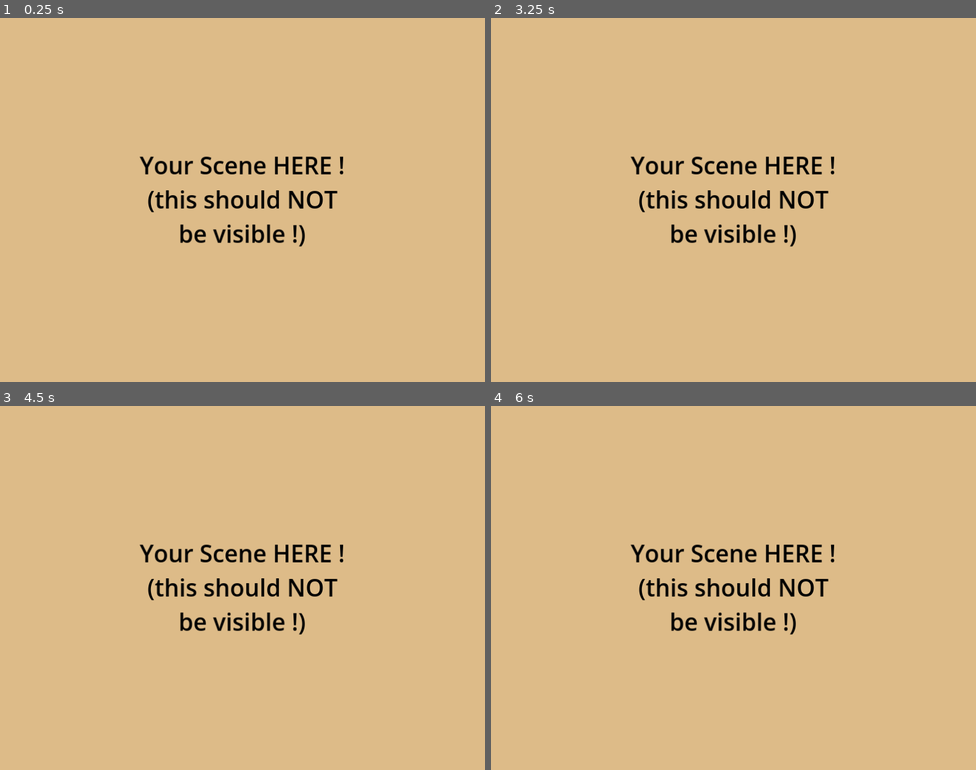
Above: before the commit, frames 1-4 (two rows, left to right).
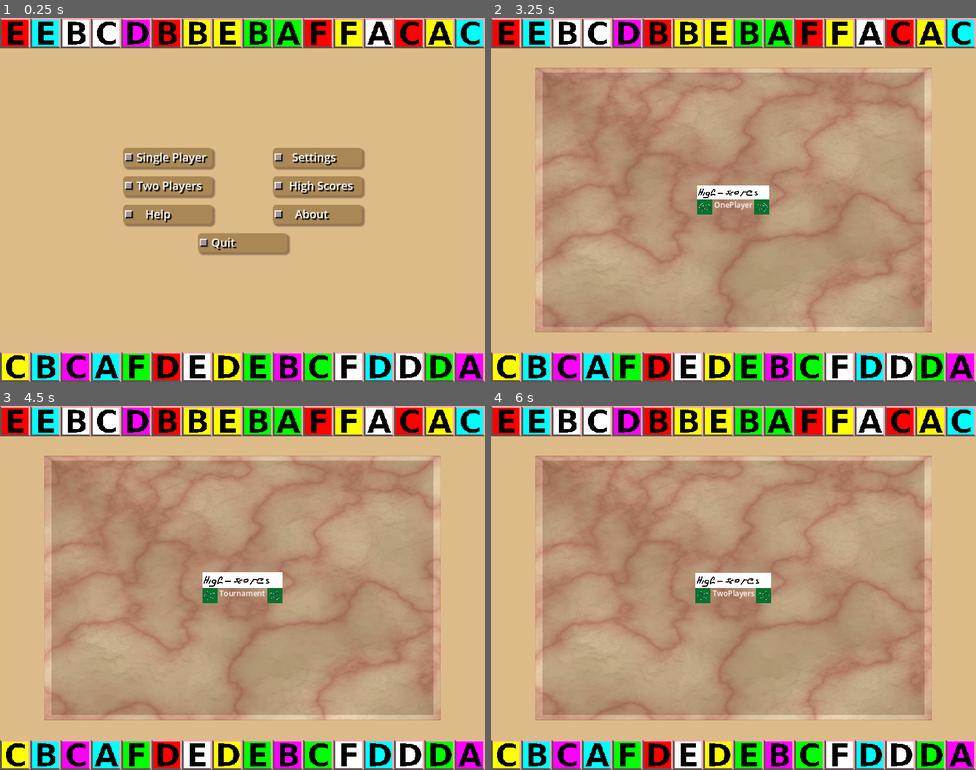
Above: after the commit, the same moments.

Repository: Infini-Creation/Ishid-O-Matic_Reborn
Game: Godot game, scene res://Scenes/main_menu_improved.tscn
Two runs of this game, one before a commit and one after it. Both use one fixed random seed, a clock stepped at 60 frames per second and the inputs below. This scene is started directly instead of the project's main scene.
Inputs (mouse positions are in pixels of both pictures, inside the frame that each line leads up to):
- Up to frame 1 (0.25 s): no input
- Up to frame 2 (3.25 s): click (660, 156) at 0.52 s; click (660, 156) at 1.27 s; click (660, 156) at 2.02 s; tap Enter at 2.75 s; move the mouse to (840, 181) at 2.77 s; hold H (Highlight_Mode) from 2.78 s (still down); click (840, 181) at 2.92 s
- Up to frame 3 (4.5 s): release H (Highlight_Mode) at 3.5 s; click (271, 595) at 3.52 s; click (271, 595) at 4.27 s
- Up to frame 4 (6 s): click (733, 588) at 5.02 s; click (699, 595) at 5.77 s

The runs differ from the first frame. In frame 1, 26% of the frame differs, in the area x 0-100%, y 0-100%; in frame 2, 73%; in frame 3, 73%; in frame 4, 73%.
Error in both runs: Attempt to call function 'close' in base 'null instance' on a null instance. (res://Scripts/Global.gd:202)

Commit message:
Update main_menu_improved.gd
-add launching the game using related buttons
-update to match new tile design

Diff:
--- a/project/Scripts/main_menu_improved.gd
+++ b/project/Scripts/main_menu_improved.gd
@@ -3,10 +3,15 @@
 @onready var MainMenuButtons : PackedScene = preload("res://Scenes/Main Menu/Buttons.tscn")
 @onready var SettingsButtons : PackedScene = preload("res://Scenes/SettingsMenu/Controls.tscn")
 @onready var highScoresPage : PackedScene = preload("res://Scenes/high_scores.tscn")
+@onready var gameScene : PackedScene = preload("res://Scenes/game.tscn")
 
 var mainMenuButtons
 var settingsMenu
 var highScores
+var game
+var mainMenuSave : Node
+
+signal launch_game(game_type : String)
 
 func _ready():
 	#Global.debug_enabled = true #tmp
@@ -24,14 +29,16 @@
 
 	for shape in Global.avail_tile_shapes:
 		for color in Global.avail_tile_colors:
-			tile = shape.instantiate()
-			tile.modulate = Global.avail_tile_colors[color]
+			tile = Global.avail_tile_shapes[shape].instantiate()
+			tile.get_node("tile symbol").modulate = Global.avail_tile_colors[color]
 			tile.color = color
 			tilesDeck[deckIdx] = tile
 			deckIdx += 1
 
 	tilesDeck.shuffle()
 	Global.debug("td="+str(tilesDeck.size()))
+
+	game = gameScene.instantiate()
 
 	var idx = 0
 	while idx <= 32:
@@ -62,11 +69,25 @@
 	# Main menu buttons
 		Global.ButtonIDs.BUTTON_1PGAME:
 			#setup main game and run it
-			pass
+			#get_tree().get_root().print_tree()
+			#game.print_tree()
+			#get_node("MainMenu").hide()
+			# maybe add a dummy root node to main menu & game scene
+			# remove/add child of this node
+			#mainMenuSave = get_node(".")
+			##get_tree().get_root().remove_child(get_node("."))
+			#self.print_tree()
+			##get_tree().get_root().add_child(game)
+			launch_game.emit(Global.GAMETYPE_ONEPLAYER)
+
+			#game.setup(1, Global.GAMETYPE_ONEPLAYER)
 		Global.ButtonIDs.BUTTON_2PGAME:
-			pass
+			launch_game.emit(Global.GAMETYPE_TWOPLAYERS)
+			#game.setup(2, Global.GAMETYPE_TWOPLAYERS)
 		Global.ButtonIDs.BUTTON_TOURNAMENT:
-			pass #TODO
+			launch_game.emit(Global.GAMETYPE_TOURNAMENT)
+			#game.setup(?, Global.GAMETYPE_TOURNAMENT)
+			#pass #TODO
 			#display a special Coming Soon panel for this
 		Global.ButtonIDs.BUTTON_ABOUT:
 			$AboutPanel.show()
@@ -101,6 +122,7 @@
 			Global.debug("call save settings HERE")
 			# add feedback settings save successfully (small popup label)
 
+			# + update sound volume and on/off status
 			# gather settings (signal ?) or save in settings script directly
 			#  would be better no need to transfert data here, global is global !
 			# as above, go back to main menu ?
